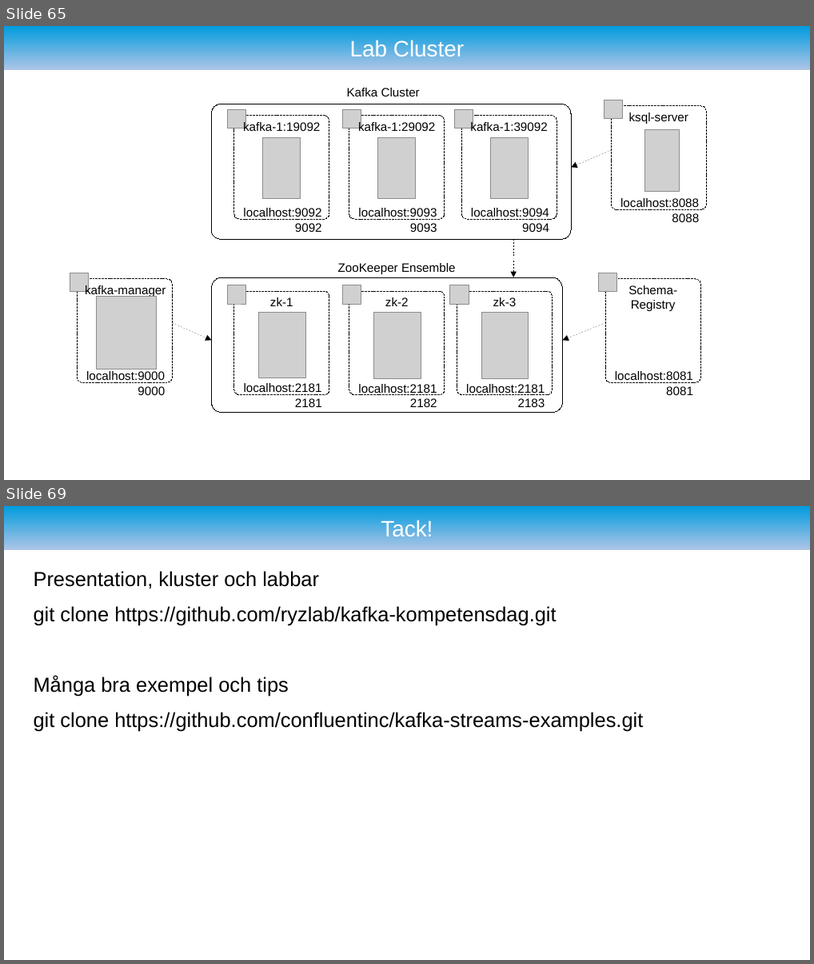
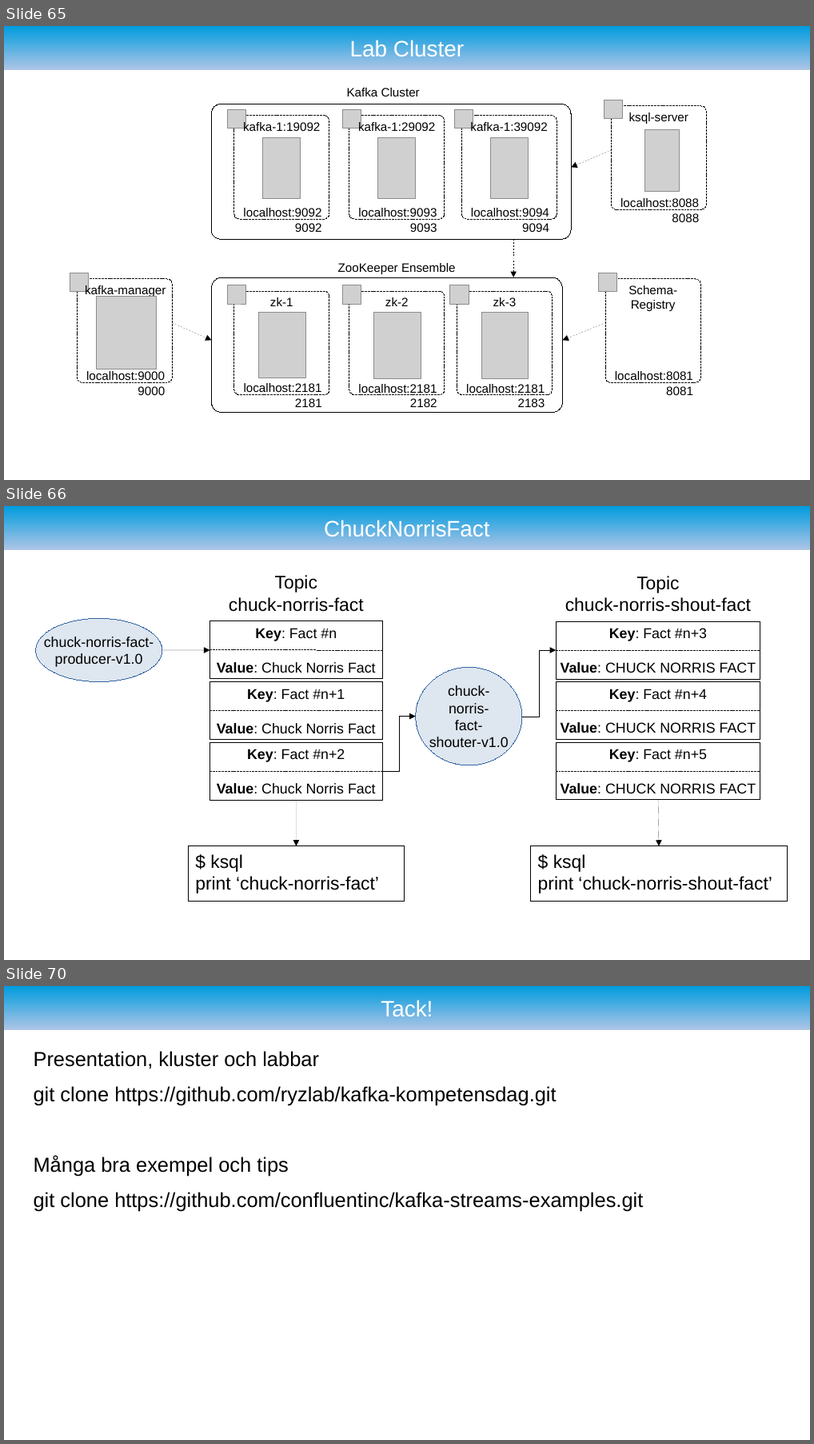
Before and after one commit to ryzlab/kafka-kompetensdag, a slide deck: doc/presentation-umejug.odp. Shown one above the other, each under a label of ours: slides 65 and 69 before the commit, slides 65, 66 and 70 after it; the slides between them are not shown. The pictures are 814x964 and 814x1444 pixels, drawn with LibreOffice and Linux fonts; fonts in the diff are those of the drawing; grey boxes stand for pictures; background and template pictures are left out. Boxes give left, top, right and bottom in pixels: in the first picture for what was removed or moved away, otherwise in the second. Text is boxed around its words. In the diff, an @@ line names an element or a change of style, - is before the commit and + after.

Commit message:
Updated example and slides

```diff
--- a/doc/presentation-umejug.odp
+++ b/doc/presentation-umejug.odp
@@ slide 66 added at bbox=[4, 506, 810, 960], background #FFFFFF; not listed: 1 template element that a slide beside it also shows @@
@@ title added at bbox=[324, 519, 490, 537], 22 pt, text #FFFFFF @@
+ChuckNorrisFact
@@ text added at bbox=[229, 575, 364, 612], 18 pt, text #000000 @@
+Topic
+chuck-norris-fact
@@ text added at bbox=[566, 576, 751, 612], 18 pt, text #000000 @@
+Topic
+chuck-norris-shout-fact
@@ ellipse added at bbox=[35, 619, 162, 682], fill #DEE6EF, outline #3465A4 0 pt, 14 pt, text #000000 @@
+chuck-norris-fact-
+producer-v1.0
@@ arrow added from (162, 650) to (210, 650), #000000 0 pt @@
@@ ellipse added at bbox=[416, 667, 523, 765], fill #DEE6EF, outline #3465A4 0 pt, 14 pt, text #000000 @@
+chuck-
+norris-
+fact-
+shouter-v1.0
@@ elbow arrow added from (523, 716) to (557, 650), #000000 0 pt @@
@@ elbow arrow added from (383, 771) to (416, 716), #000000 0 pt @@
@@ group added at bbox=[210, 621, 383, 800]: 3 rectangles, 3 lines @@
+Key: Fact #n
+Value: Chuck Norris Fact
+Key: Fact #n+1
+Value: Chuck Norris Fact
+Key: Fact #n+2
+Value: Chuck Norris Fact
@@ group added at bbox=[557, 622, 762, 800]: 3 rectangles, 3 lines @@
+Key: Fact #n+3
+Value: CHUCK NORRIS FACT
+Key: Fact #n+4
+Value: CHUCK NORRIS FACT
+Key: Fact #n+5
+Value: CHUCK NORRIS FACT
@@ arrow added from (297, 800) to (297, 846), #000000 0 pt @@
@@ arrow added from (659, 800) to (660, 846), #000000 0 pt @@
@@ rectangle added at bbox=[189, 846, 404, 901], outline #000000 0 pt, 18 pt, text #000000 @@
+$ ksql
+print ‘chuck-norris-fact’
@@ rectangle added at bbox=[531, 846, 787, 901], outline #000000 0 pt, 18 pt, text #000000 @@
+$ ksql
+print ‘chuck-norris-shout-fact’
@@ what was slide 69 is now slide 70 @@
```
Also in this commit, not shown: 1 other file.
